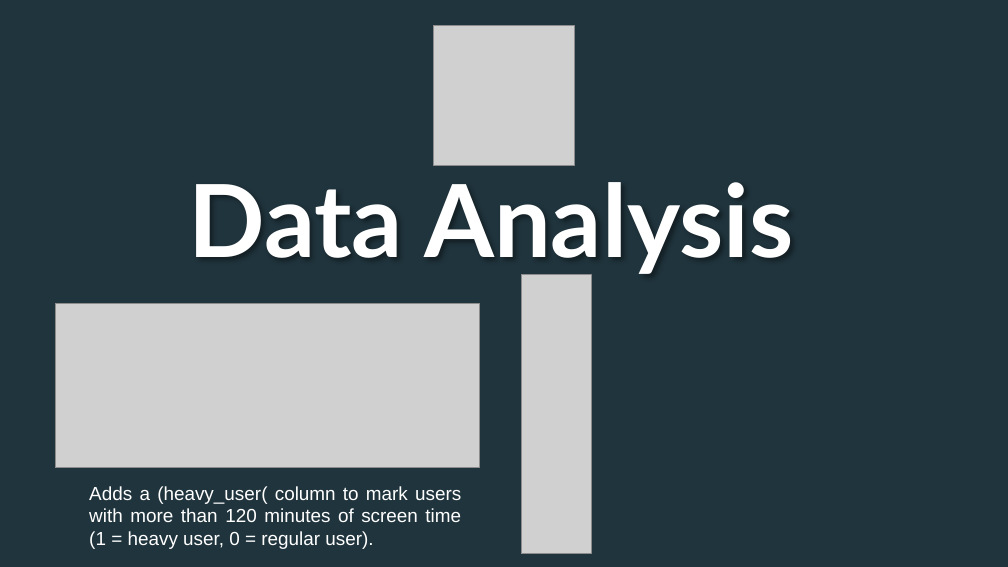
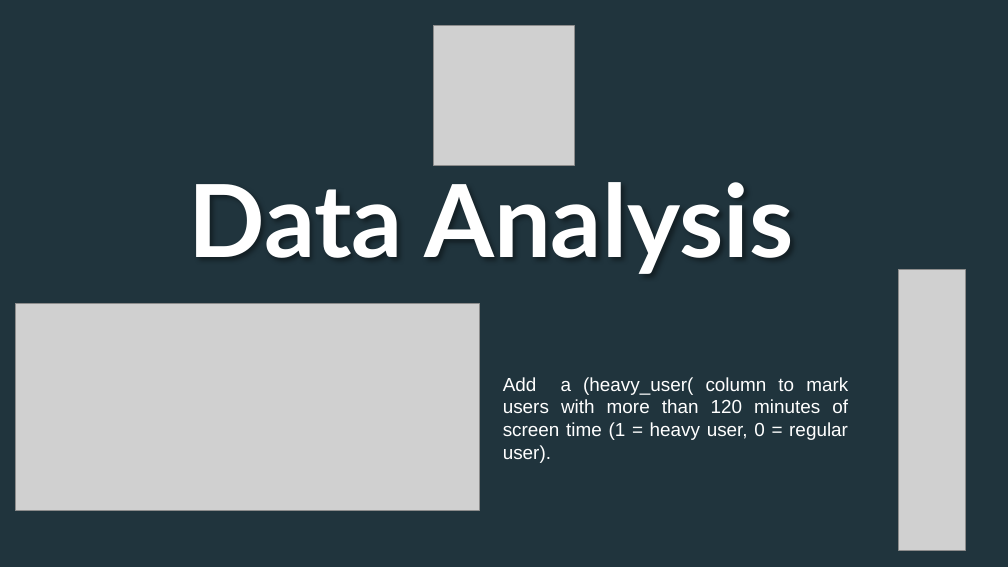
Before and after one commit to F1a23/Python_Team, a slide deck: slide 20 of Project1/Presentation1.pptx (slide 19 before the commit). Drawn at 1008x567 pixels with LibreOffice and Linux fonts; fonts in the diff are those of the drawing; grey boxes stand for pictures; background and template pictures are left out; a plain dark background stands for a picture behind light text. Boxes give left, top, right and bottom in pixels: in the first picture for what was removed or moved away, otherwise in the second. Text is boxed around its words. In the diff, an @@ line names an element or a change of style, - is before the commit and + after.

```diff
--- a/Project1/Presentation1.pptx
+++ b/Project1/Presentation1.pptx
@@ picture removed at bbox=[521, 274, 591, 554] @@
@@ picture added at bbox=[899, 270, 966, 551] @@
@@ picture: place and size @@
-picture at bbox=[55, 303, 479, 468]
+picture at bbox=[15, 303, 479, 510]
@@ text at bbox=[503, 377, 848, 440]: text changed @@
-Adds a (heavy_user( column to mark users with more than 120 minutes of screen time (1 = heavy user, 0 = regular user).
+Add a (heavy_user( column to mark users with more than 120 minutes of screen time (1 = heavy user, 0 = regular user).
```
Also in this commit, not shown: 13 other slides changed, 8 slides added, 6 slides removed, 3 other files.
